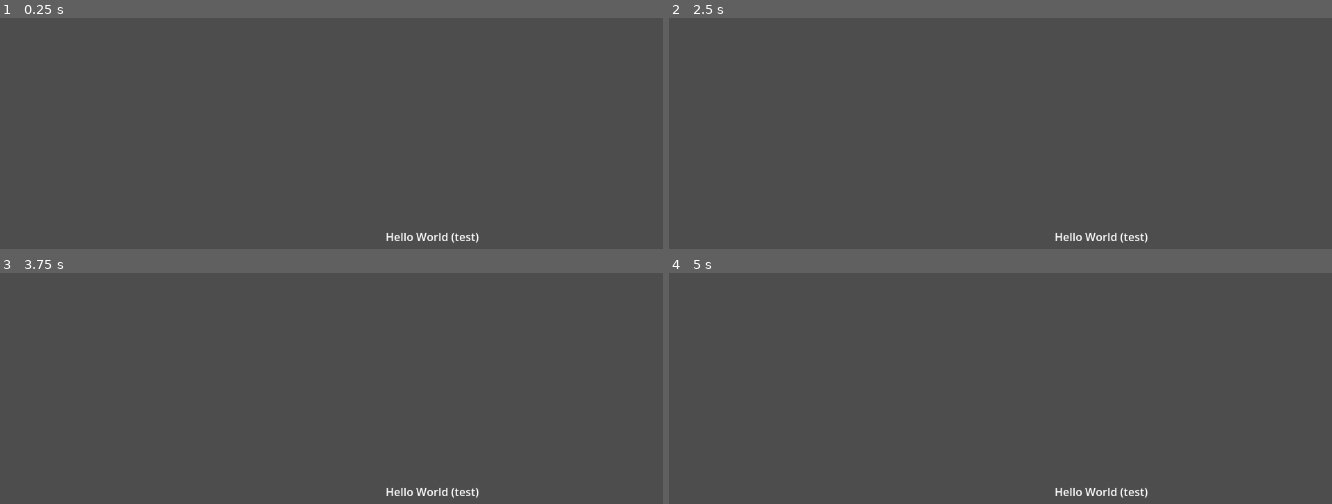
Above: before the commit, frames 1-4 (two rows, left to right).
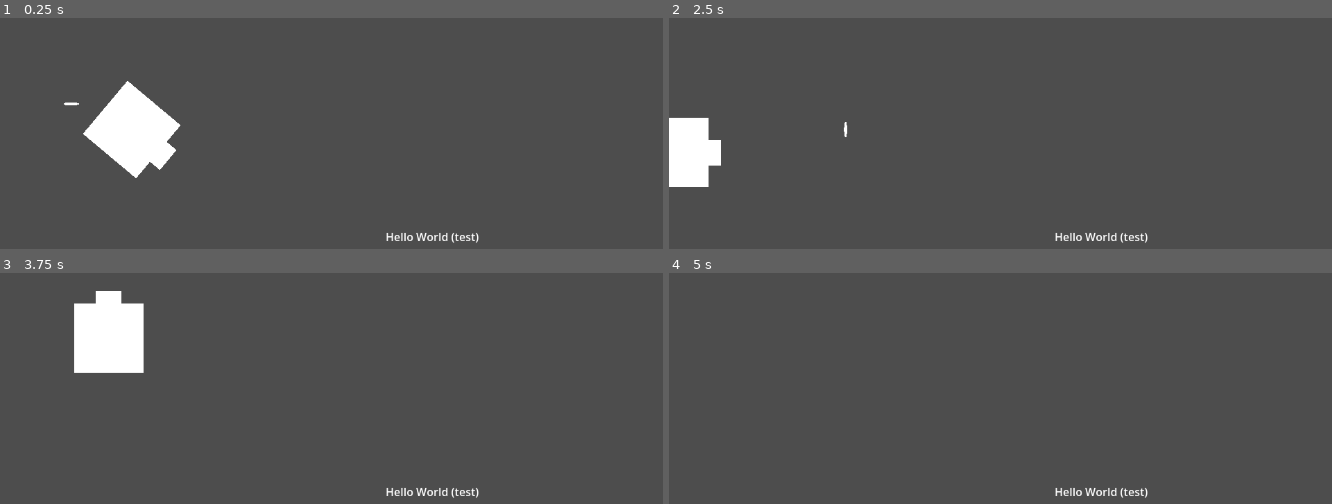
Above: after the commit, the same moments.

Repository: bookworm6/GodsOfPixels
Game: Godot game, scene res://source/main.tscn
Two runs of this game, one before a commit and one after it. Both use one fixed random seed, a clock stepped at 60 frames per second and the inputs below.
Inputs:
- Up to frame 1 (0.25 s): no input
- Up to frame 2 (2.5 s): tap Enter at 0.5 s; hold A (a, bound only after the commit) 0.53-1.28 s; tap Space (SPACEBAR, bound only after the commit) at 0.6, 2 s; tap A (a, bound only after the commit) at 1.35 s; tap D (d, bound only after the commit) at 1.55 s; hold D (d, bound only after the commit) from 2.03 s (still down); tap S (s, bound only after the commit) at 2.3 s
- Up to frame 3 (3.75 s): release D (d, bound only after the commit) at 2.78 s; tap S (s, bound only after the commit) at 2.85 s; tap W (w, bound only after the commit) at 3.05 s; tap Enter at 3.5 s; hold W (w, bound only after the commit) from 3.53 s (still down)
- Up to frame 4 (5 s): tap Space (SPACEBAR, bound only after the commit) at 3.8, 4.35 s; release W (w, bound only after the commit) at 4.28 s; tap A (a, bound only after the commit) at 4.55 s

The runs differ from the first frame. In frame 1, 3.4% of the frame differs, in the area x 9-28%, y 27-70%; in frame 2, 2.0%; in frame 3, 3.4%; in frame 4, nothing differs.

Commit message:
basically, I cooked
added player 1 and bullet, will add enemy and bullet+ enemy collisions

Diff:
--- /dev/null
+++ b/project/Bullet.tscn
@@ -0,0 +1,16 @@
+[gd_scene load_steps=3 format=3 uid="uid://pbiqg4kwd8po"]
+
+[sub_resource type="CircleShape2D" id="CircleShape2D_lrx7j"]
+
+[sub_resource type="SphereMesh" id="SphereMesh_w3j50"]
+
+[node name="RigidBody2D" type="RigidBody2D"]
+
+[node name="CollisionShape2D" type="CollisionShape2D" parent="."]
+scale = Vector2(1.16, -0.209674)
+shape = SubResource("CircleShape2D_lrx7j")
+
+[node name="MeshInstance2D" type="MeshInstance2D" parent="."]
+position = Vector2(4.76837e-07, 4.76837e-07)
+scale = Vector2(22.9313, 4.46025)
+mesh = SubResource("SphereMesh_w3j50")
--- /dev/null
+++ b/project/Player_1.gd
@@ -0,0 +1,37 @@
+extends CharacterBody2D
+
+
+const SPEED = 300.0
+const JUMP_VELOCITY = -400.0
+
+# Get the gravity from the project settings to be synced with RigidBody nodes.
+var gravity = ProjectSettings.get_setting("physics/2d/default_gravity")
+
+
+func _process(delta):
+	# As good practice, you should replace UI actions with custom gameplay actions.
+	if Input.is_action_pressed("w"):
+		rotation_degrees = 0
+		velocity.y = -500
+		velocity.x = 0
+	elif Input.is_action_pressed("a"):
+		rotation_degrees = 270
+		velocity.x = -500
+		velocity.y = 0
+	elif Input.is_action_pressed("s"):
+		rotation_degrees = 180
+		velocity.y = 500
+		velocity.x = 0
+	elif Input.is_action_pressed("d"):
+		rotation_degrees = 90
+		velocity.x =500
+		velocity.y = 0
+	else:
+		velocity.x = 0
+		velocity.y = 0
+	print(rotation_degrees)
+
+
+
+
+	move_and_slide()
--- /dev/null
+++ b/project/Player_1.tscn
@@ -0,0 +1,22 @@
+[gd_scene load_steps=3 format=3 uid="uid://cmh5cgbjo3ce3"]
+
+[sub_resource type="RectangleShape2D" id="RectangleShape2D_d400s"]
+size = Vector2(4.8, 12)
+
+[sub_resource type="BoxMesh" id="BoxMesh_2jihk"]
+
+[node name="CharacterBody2D" type="CharacterBody2D"]
+
+[node name="CollisionShape2D" type="CollisionShape2D" parent="."]
+position = Vector2(0, -8)
+scale = Vector2(20, 10)
+shape = SubResource("RectangleShape2D_d400s")
+
+[node name="MeshInstance2D" type="MeshInstance2D" parent="."]
+scale = Vector2(100, 100)
+mesh = SubResource("BoxMesh_2jihk")
+
+[node name="MeshInstance2D2" type="MeshInstance2D" parent="."]
+position = Vector2(0, -56)
+scale = Vector2(37.5, 25)
+mesh = SubResource("BoxMesh_2jihk")
--- a/project/project.godot
+++ b/project/project.godot
@@ -15,6 +15,34 @@
 config/features=PackedStringArray("4.2", "GL Compatibility")
 config/icon="res://icon.svg"
 
+[input]
+
+w={
+"deadzone": 0.5,
+"events": [Object(InputEventKey,"resource_local_to_scene":false,"resource_name":"","device":-1,"window_id":0,"alt_pressed":false,"shift_pressed":false,"ctrl_pressed":false,"meta_pressed":false,"pressed":false,"keycode":0,"physical_keycode":87,"key_label":0,"unicode":119,"echo":false,"script":null)
+]
+}
+a={
+"deadzone": 0.5,
+"events": [Object(InputEventKey,"resource_local_to_scene":false,"resource_name":"","device":-1,"window_id":0,"alt_pressed":false,"shift_pressed":false,"ctrl_pressed":false,"meta_pressed":false,"pressed":false,"keycode":0,"physical_keycode":65,"key_label":0,"unicode":97,"echo":false,"script":null)
+]
+}
+s={
+"deadzone": 0.5,
+"events": [Object(InputEventKey,"resource_local_to_scene":false,"resource_name":"","device":-1,"window_id":0,"alt_pressed":false,"shift_pressed":false,"ctrl_pressed":false,"meta_pressed":false,"pressed":false,"keycode":0,"physical_keycode":83,"key_label":0,"unicode":115,"echo":false,"script":null)
+]
+}
+d={
+"deadzone": 0.5,
+"events": [Object(InputEventKey,"resource_local_to_scene":false,"resource_name":"","device":-1,"window_id":0,"alt_pressed":false,"shift_pressed":false,"ctrl_pressed":false,"meta_pressed":false,"pressed":false,"keycode":0,"physical_keycode":68,"key_label":0,"unicode":100,"echo":false,"script":null)
+]
+}
+SPACEBAR={
+"deadzone": 0.5,
+"events": [Object(InputEventKey,"resource_local_to_scene":false,"resource_name":"","device":-1,"window_id":0,"alt_pressed":false,"shift_pressed":false,"ctrl_pressed":false,"meta_pressed":false,"pressed":false,"keycode":0,"physical_keycode":32,"key_label":0,"unicode":32,"echo":false,"script":null)
+]
+}
+
 [rendering]
 
 renderer/rendering_method="gl_compatibility"
--- /dev/null
+++ b/project/source/MAIN.gd
@@ -0,0 +1,29 @@
+extends Node
+@onready var bullet = $RigidBody2D
+@onready var Character = $CharacterBody2D
+var bulletBase = preload("res://Bullet.tscn")
+
+
+# Called when the node enters the scene tree for the first time.
+func _ready():
+	pass # Replace with function body.
+
+func shoot():
+	var newBullet = bulletBase.instantiate()
+	newBullet.set_position(Character.position)
+	add_child(newBullet)
+	newBullet.gravity_scale = 0
+	newBullet.rotation_degrees = Character.rotation_degrees
+	if Character.rotation_degrees == -180:
+		newBullet.set_linear_velocity(Vector2(0, 1000))
+	if Character.rotation_degrees == 0:
+		newBullet.set_linear_velocity(Vector2(0, -1000))
+	if Character.rotation_degrees == 90:
+		newBullet.set_linear_velocity(Vector2(1000, 0))
+	if Character.rotation_degrees == -90:
+		newBullet.set_linear_velocity(Vector2(-1000, 0))
+
+# Called every frame. 'delta' is the elapsed time since the previous frame.
+func _process(delta):
+	if Input.is_action_just_pressed("SPACEBAR"):
+		shoot()
--- a/project/source/main.tscn
+++ b/project/source/main.tscn
@@ -1,6 +1,24 @@
-[gd_scene format=3 uid="uid://3obgln0pies6"]
+[gd_scene load_steps=5 format=3 uid="uid://3obgln0pies6"]
+
+[ext_resource type="PackedScene" uid="uid://pbiqg4kwd8po" path="res://Bullet.tscn" id="1_e5oto"]
+[ext_resource type="Script" path="res://source/MAIN.gd" id="1_e62wv"]
+[ext_resource type="PackedScene" uid="uid://cmh5cgbjo3ce3" path="res://Player_1.tscn" id="2_hi0ow"]
+[ext_resource type="Script" path="res://Player_1.gd" id="4_su2iw"]
 
 [node name="Main" type="Node"]
+script = ExtResource("1_e62wv")
+
+[node name="RigidBody2D" parent="." instance=ExtResource("1_e5oto")]
+position = Vector2(126, 124)
+gravity_scale = 1.66533e-16
+linear_velocity = Vector2(-100, 2.08165e-12)
+
+[node name="CharacterBody2D" parent="." instance=ExtResource("2_hi0ow")]
+position = Vector2(190, 161)
+rotation = 2.26893
+collision_layer = 2
+collision_mask = 2
+script = ExtResource("4_su2iw")
 
 [node name="Control" type="Control" parent="."]
 layout_mode = 3
Not shown, changed: .DS_Store
